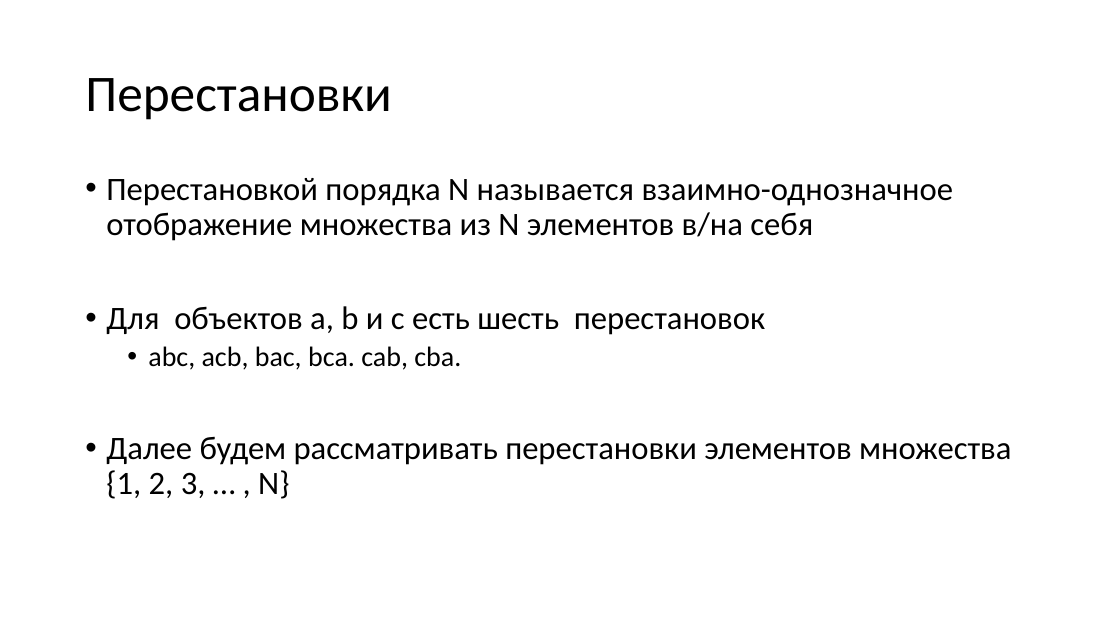
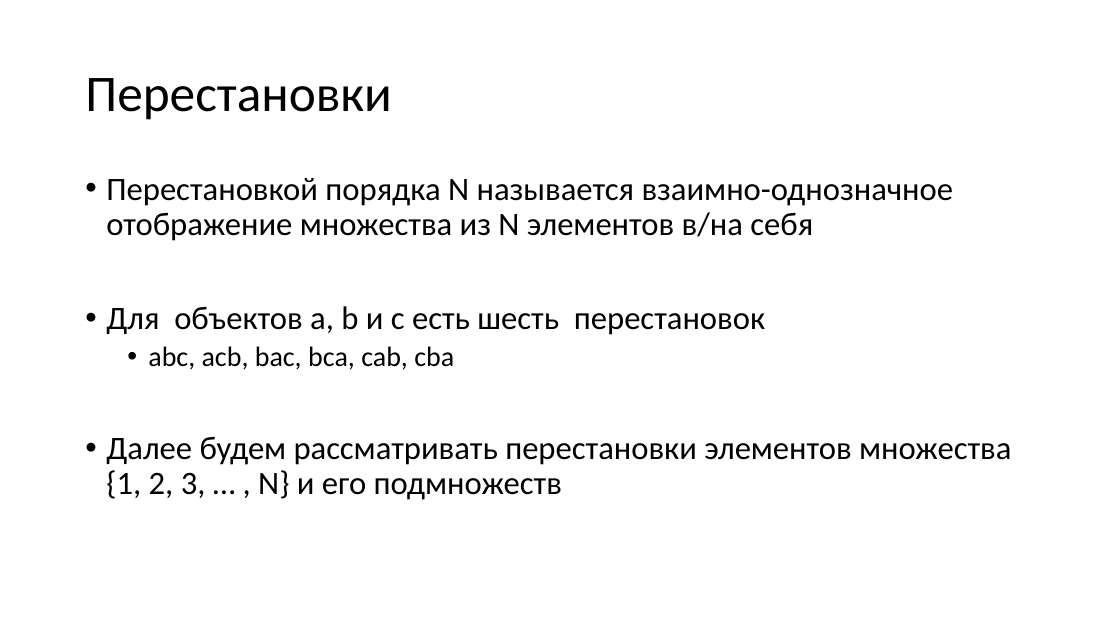
Before and after one commit to Evgueni-Petrov-aka-espetrov/Algorithms-and-Programming-in-C-pptx, a slide deck: slide 3 of 23 Перестановки.pptx. Drawn at 1120x630 pixels with LibreOffice and Linux fonts; fonts in the diff are those of the drawing. Boxes give left, top, right and bottom in pixels: in the first picture for what was removed or moved away, otherwise in the second. Text is boxed around its words. In the diff, an @@ line names an element or a change of style, - is before the commit and + after.

```diff
--- a/23 Перестановки.pptx
+++ b/23 Перестановки.pptx
@@ text at (x1=106, y1=346, x2=1011, y2=500): text changed @@
-  • аbс, acb, bac, bса. cab, cba.
-• Далее будем рассматривать перестановки элементов множества {1, 2, 3, … , N}
+  • аbс, acb, bac, bса, cab, cba
+• Далее будем рассматривать перестановки элементов множества {1, 2, 3, … , N} и его подмножеств
```
Also in this commit, not shown: 19 other slides changed, 1 slide added.
